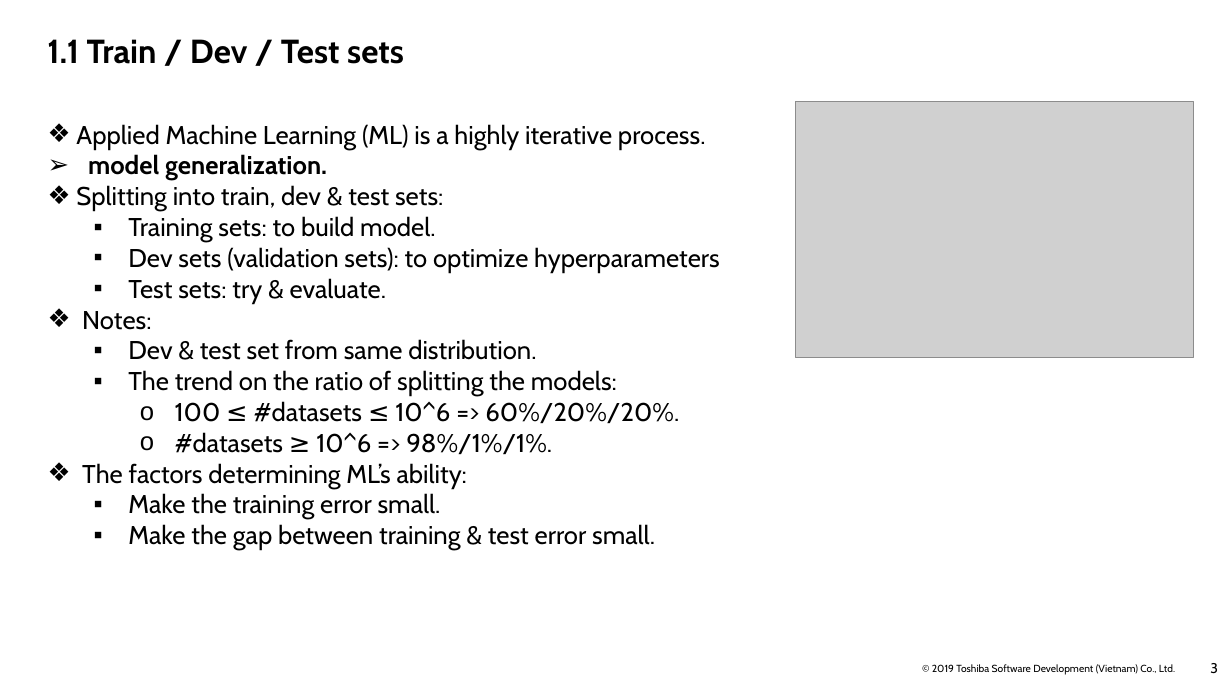
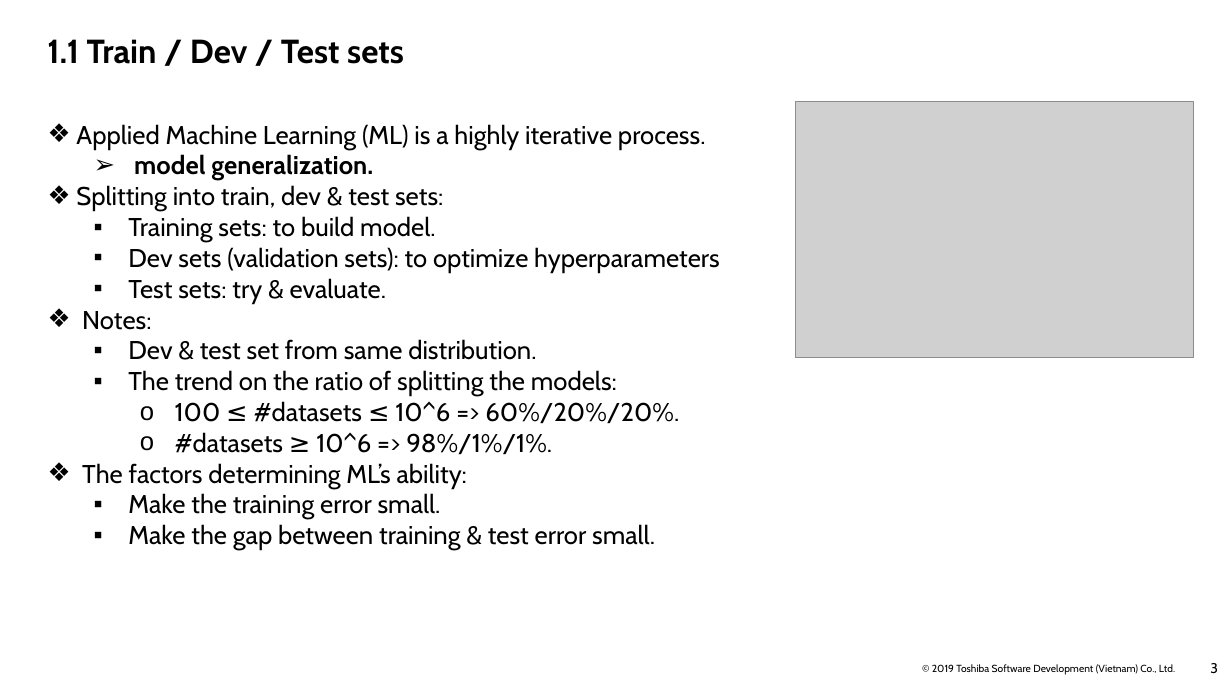
Before and after one commit to Doan-Nguyen/Coursera, a slide deck: slide 4 of Improving Deep Neural Network - Report - Course 2.pptx. Drawn at 1232x693 pixels with LibreOffice and Linux fonts; fonts in the diff are those of the drawing; grey boxes stand for pictures; background and template pictures are left out. Boxes give left, top, right and bottom in pixels: in the first picture for what was removed or moved away, otherwise in the second. Text is boxed around its words. In the diff, an @@ line names an element or a change of style, - is before the commit and + after.

```diff
--- a/Improving Deep Neural Network - Report - Course 2.pptx
+++ b/Improving Deep Neural Network - Report - Course 2.pptx
@@ text at [134,154,373,180]: list level 1 to 2 in "model generalization." @@
```
Also in this commit, not shown: 3 other slides changed, 1 slide added, 1 slide removed.
